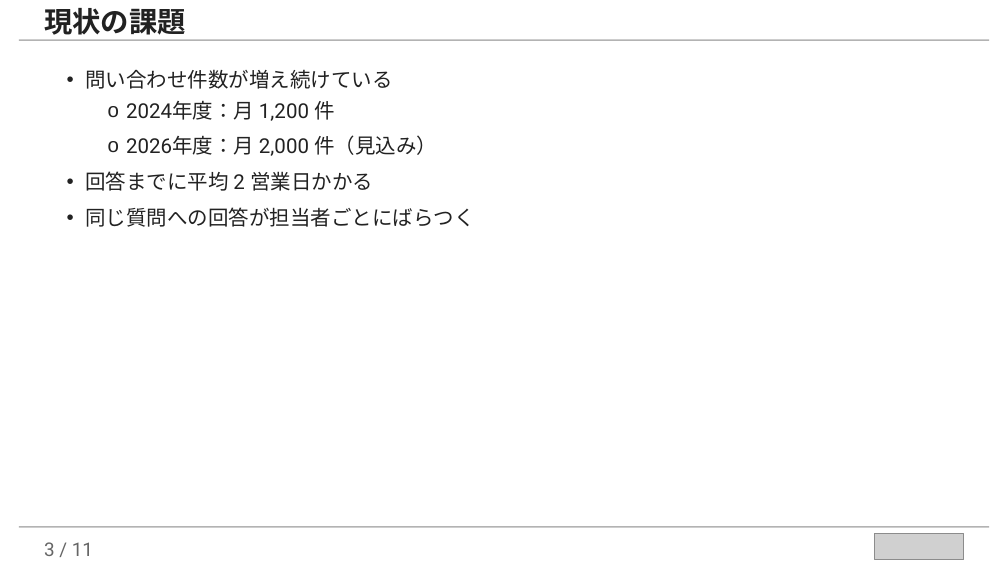
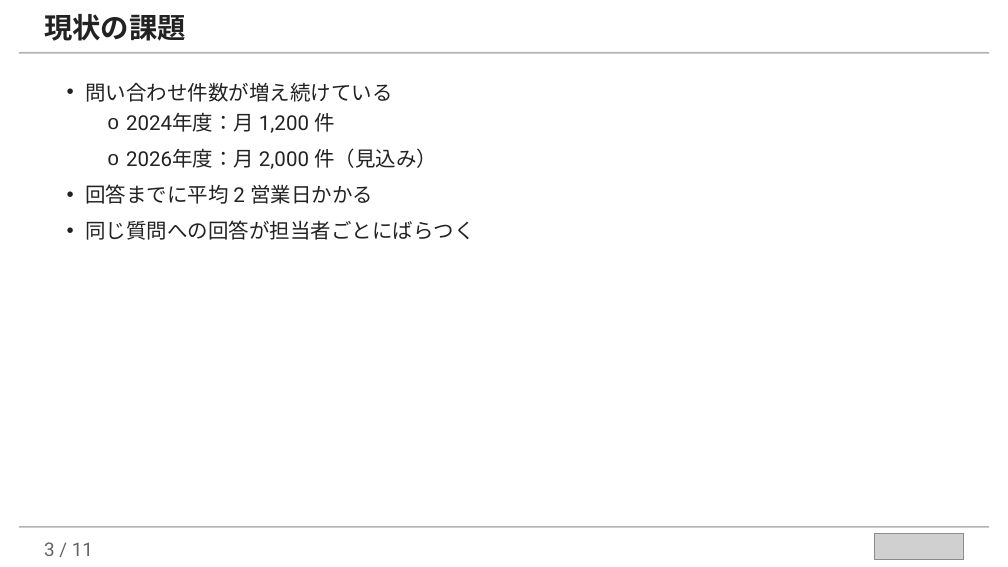
Before and after one commit to takuya109048/llm-assist-kit, a slide deck: slide 3 of examples/marp-slides-example.pptx. Drawn at 1008x567 pixels with LibreOffice and Linux fonts; fonts in the diff are those of the drawing; grey boxes stand for pictures. Boxes give left, top, right and bottom in pixels: in the first picture for what was removed or moved away, otherwise in the second. Text is boxed around its words. In the diff, an @@ line names an element or a change of style, - is before the commit and + after.

```diff
--- a/examples/marp-slides-example.pptx
+++ b/examples/marp-slides-example.pptx
@@ text "現状の課題": place and size @@
-text "現状の課題" at (44,8,186,35)
+text "現状の課題" at (44,14,186,41)
@@ rectangle: place and size @@
-rectangle at (19,39,989,41)
+rectangle at (19,52,989,54)
@@ text "問い合わせ件数が増え続けている": place and size @@
-text "問い合わせ件数が増え続けている" at (85,69,475,227)
+text "問い合わせ件数が増え続けている" at (85,82,475,240)
```
Also in this commit, not shown: 9 other slides changed, 3 other files.
